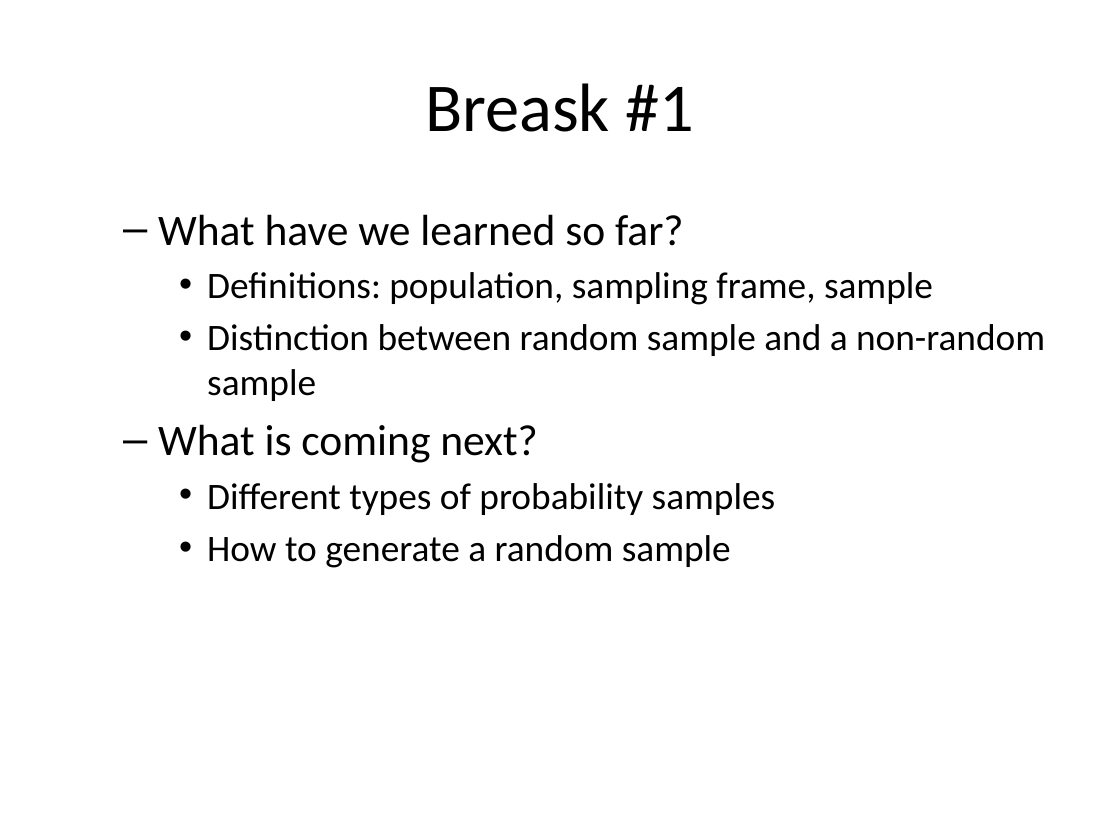
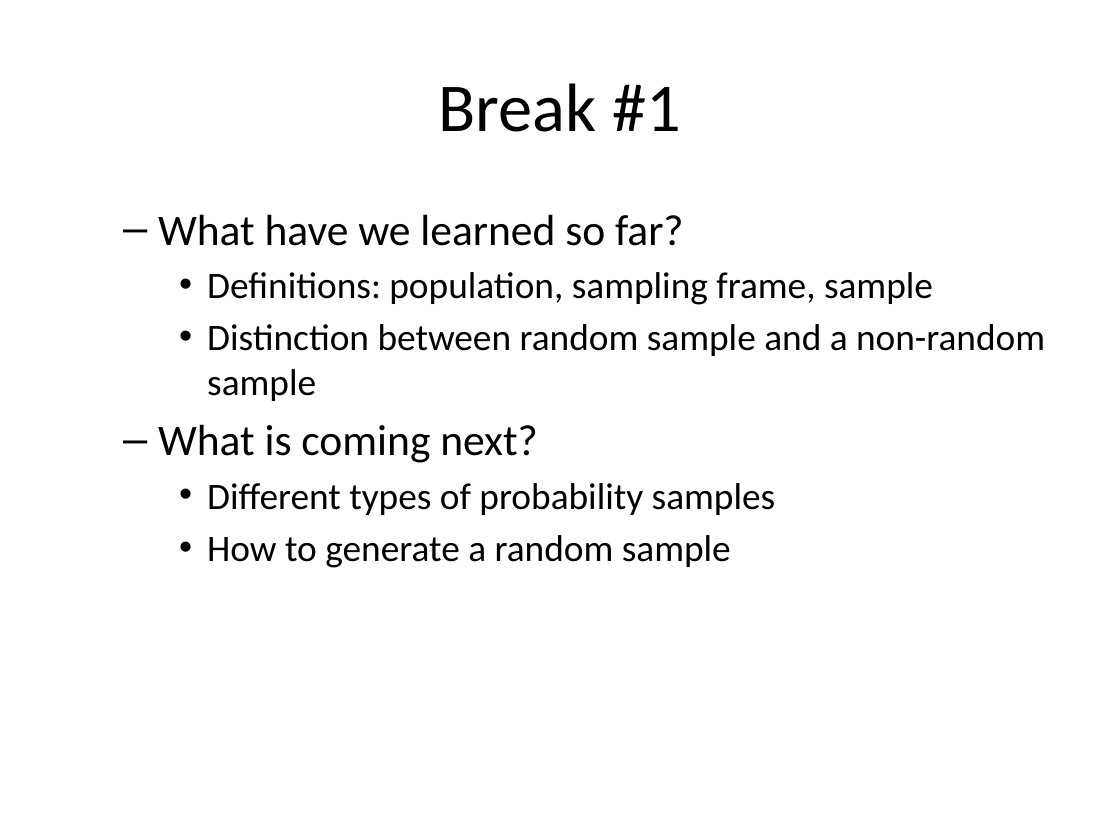
Before and after one commit to pmean/classes, a slide deck: slide 10 of clinical-research-methodology/results/video08-sampling.pptx. Drawn at 1120x840 pixels with LibreOffice and Linux fonts; fonts in the diff are those of the drawing. Boxes give left, top, right and bottom in pixels: in the first picture for what was removed or moved away, otherwise in the second. Text is boxed around its words. In the diff, an @@ line names an element or a change of style, - is before the commit and + after.

```diff
--- a/clinical-research-methodology/results/video08-sampling.pptx
+++ b/clinical-research-methodology/results/video08-sampling.pptx
@@ title at box(439, 83, 681, 132): text changed @@
-Breask #1
+Break #1
```
Also in this commit, not shown: 9 slides added.
